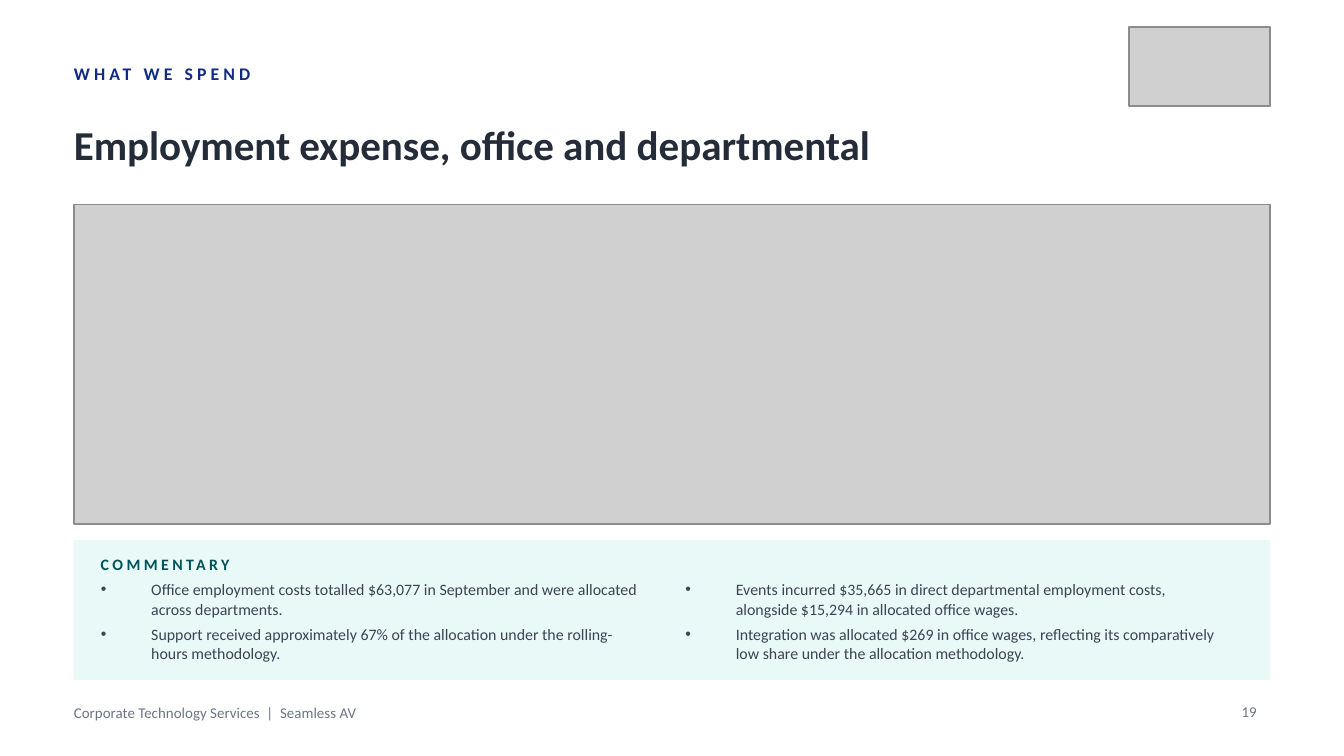
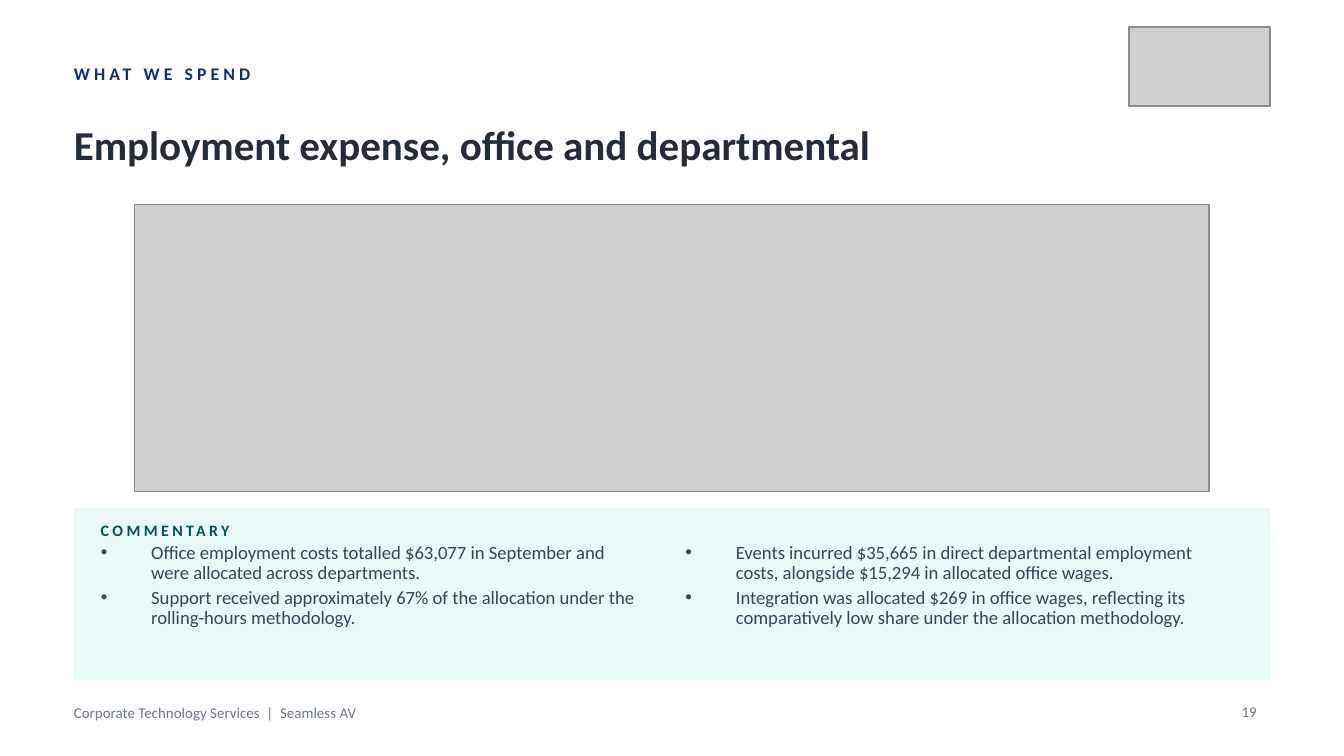
Before and after one commit to WesleyNelson-O33/Claude, a slide deck: slide 19 of deck/CTS Monthly Business Review - 30092026.pptx. Drawn at 1344x756 pixels with LibreOffice and Linux fonts; fonts in the diff are those of the drawing; grey boxes stand for pictures. Boxes give left, top, right and bottom in pixels: in the first picture for what was removed or moved away, otherwise in the second. Text is boxed around its words. In the diff, an @@ line names an element or a change of style, - is before the commit and + after.

```diff
--- a/deck/CTS Monthly Business Review - 30092026.pptx
+++ b/deck/CTS Monthly Business Review - 30092026.pptx
@@ picture resized from (x1=74, y1=204, x2=1270, y2=524) to (x1=134, y1=204, x2=1210, y2=492) @@
@@ rectangle resized from (x1=74, y1=540, x2=1270, y2=680) to (x1=74, y1=508, x2=1270, y2=680) @@
@@ text "COMMENTARY" moved from (x1=101, y1=552, x2=504, y2=577) to (x1=101, y1=519, x2=504, y2=543) @@
@@ text "Office employment costs totalled $63,077 ..." moved from (x1=151, y1=584, x2=637, y2=662) to (x1=151, y1=546, x2=634, y2=627) @@
@@ text "Office employment costs totalled $63,077 ..." at (x1=151, y1=546, x2=634, y2=627): size 8.5 to 10 pt @@
@@ text "Events incurred $35,665 in direct ..." at (x1=736, y1=546, x2=1192, y2=627): size 8.5 to 10 pt @@
@@ text "Events incurred $35,665 in direct ..." moved from (x1=736, y1=584, x2=1214, y2=662) to (x1=736, y1=546, x2=1192, y2=627) @@
```
Also in this commit, not shown: 20 other slides changed, 1 other file.
